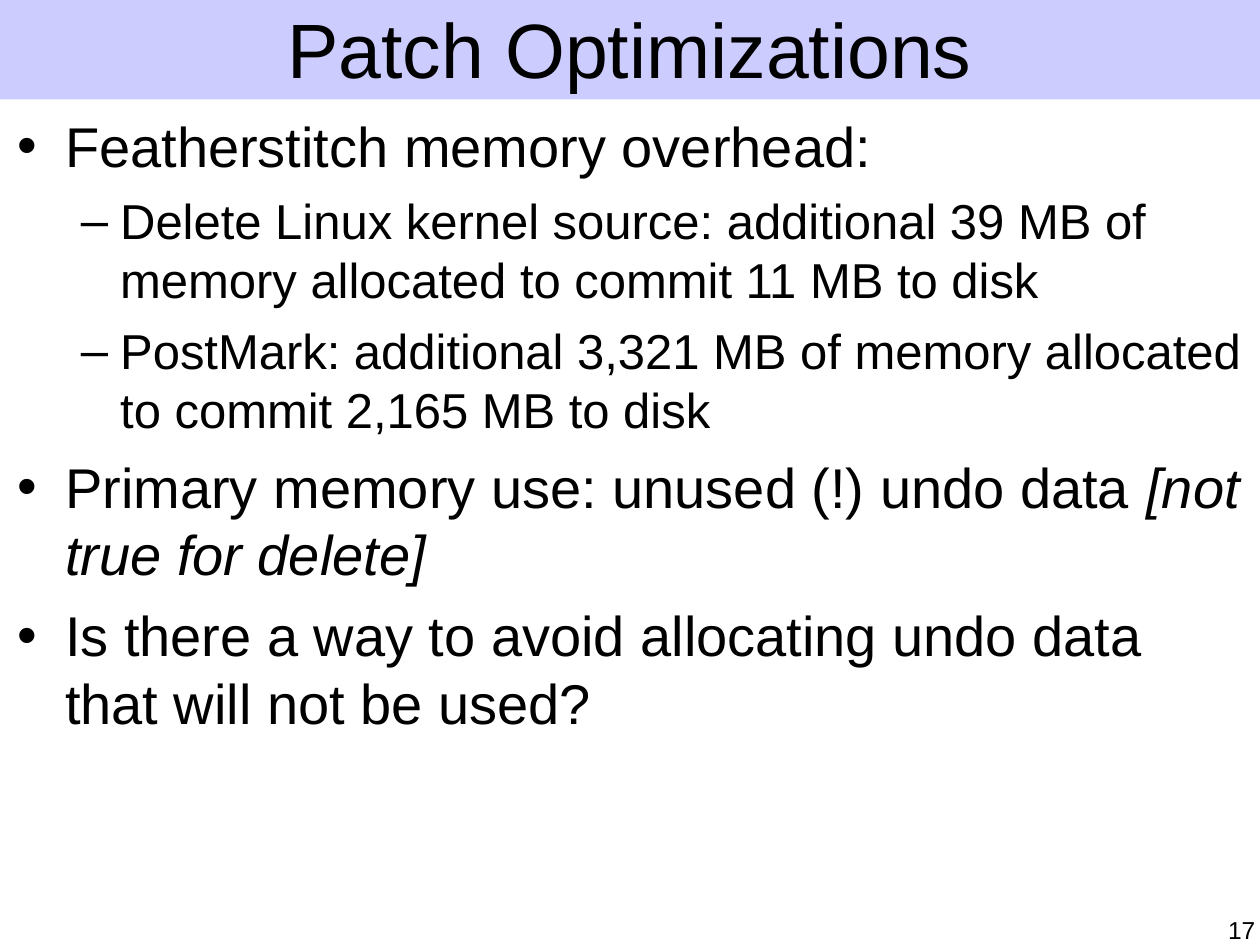
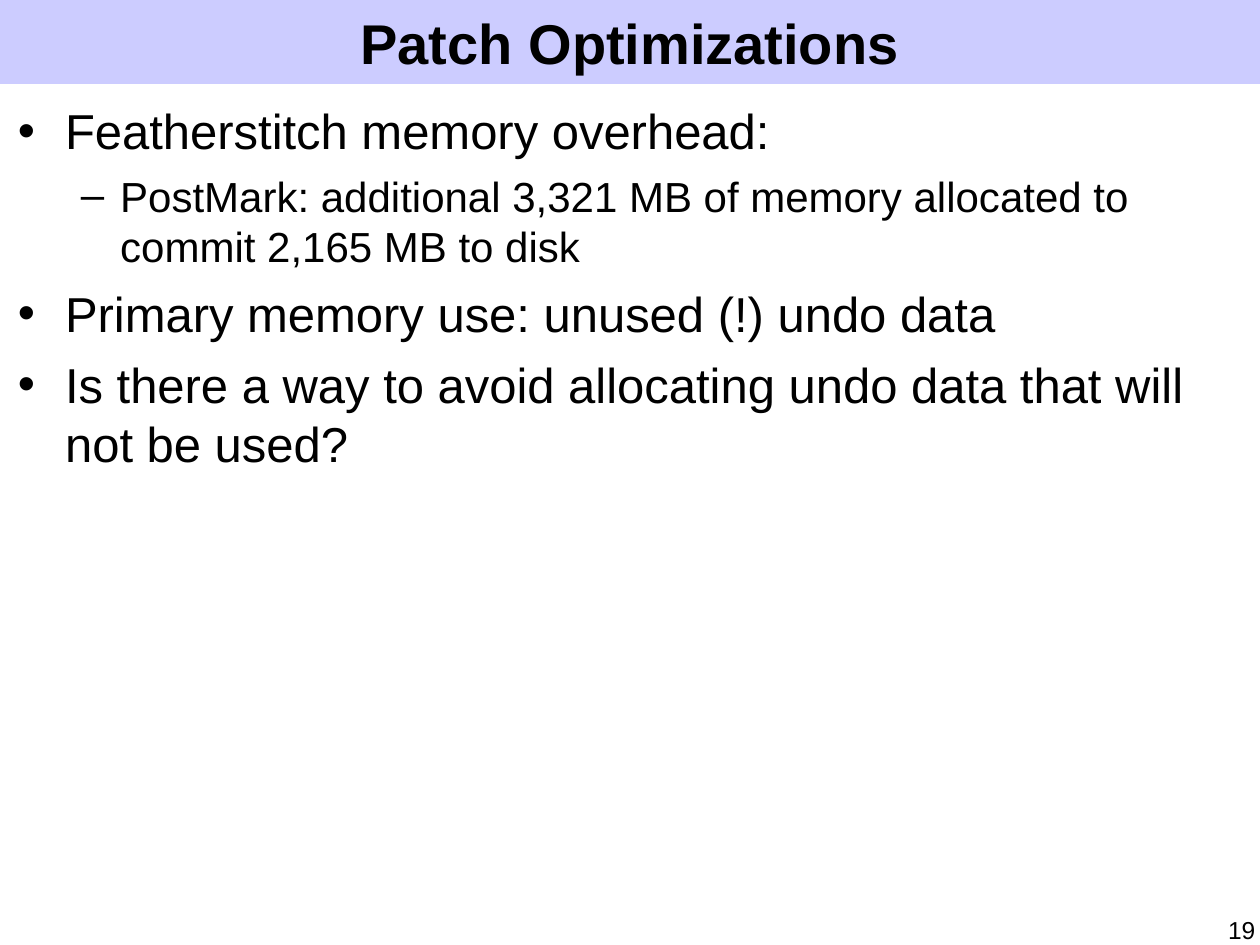
Before and after one commit to ucla-readable/fstitch-doc, a slide deck: slide 19 of sosp/pres.ppt (slide 17 before the commit). Drawn at 1260x945 pixels with LibreOffice and Linux fonts; fonts in the diff are those of the drawing. Boxes give left, top, right and bottom in pixels: in the first picture for what was removed or moved away, otherwise in the second. Text is boxed around its words. In the diff, an @@ line names an element or a change of style, - is before the commit and + after.

Commit message:
Motivation, patch model, and some patch optimization improvements.

```diff
--- a/sosp/pres.ppt
+++ b/sosp/pres.ppt
@@ rectangle: place and size @@
-rectangle at [0,0,1260,100]
+rectangle at [0,0,1260,84]
@@ text "Patch Optimizations" at [360,23,898,75]: size 44 to 32 pt, bold on @@
@@ text "Featherstitch memory overhead:": place and size @@
-text "Featherstitch memory overhead:" at [65,126,1241,725]
+text "Featherstitch memory overhead:" at [65,113,1183,463]
@@ text at [65,113,1183,463]: size 32 to 28 pt in "Featherstitch memory overhead:", "Is there a way to avoid allocating ..."; size 28 to 24 pt in "PostMark: additional 3,321 MB of memory allocated ..."; less space between paragraphs @@
@@ text at [120,203,1146,308]: paragraph removed @@
-  – Delete Linux kernel source: additional 39 MB of memory allocated to commit 11 MB to disk
@@ text at [65,296,995,342]: text changed; size 32 to 28 pt @@
-• Primary memory use: unused (!) undo data [not true for delete]
+• Primary memory use: unused (!) undo data
@@ page number at [1228,922,1255,940]: text changed @@
-17
+19
```
Also in this commit, not shown: 37 other slides changed, 8 slides added, 7 slides removed.
